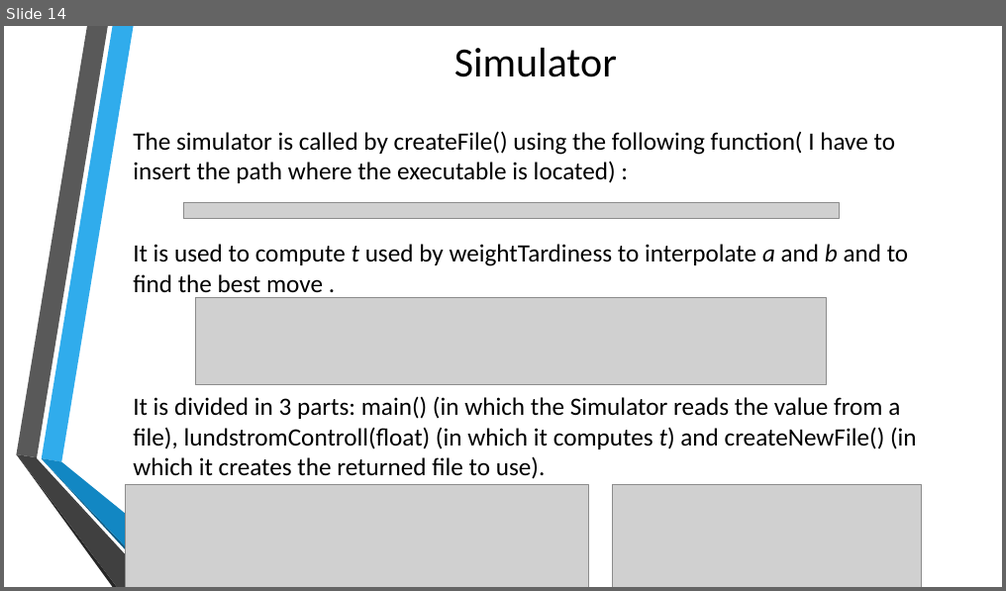
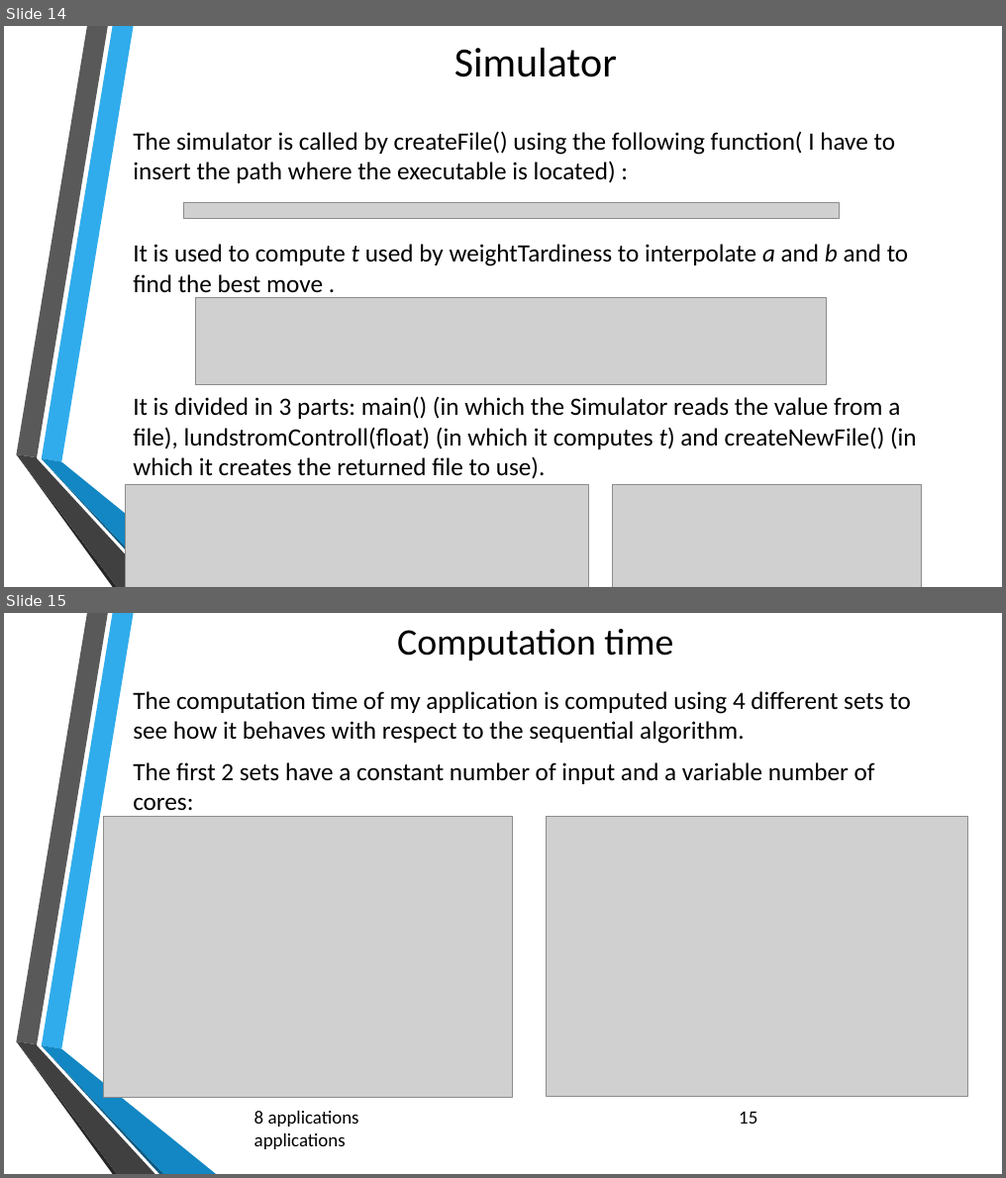
Before and after one commit to Mick95/ParallelProject, a slide deck: projectP/Presentation.pptx. Shown one above the other, each under a label of ours: slide 14 before the commit, slides 14 and 15 after it. The pictures are 1006x591 and 1006x1178 pixels, drawn with LibreOffice and Linux fonts; fonts in the diff are those of the drawing; grey boxes stand for pictures; background and template pictures are left out. Boxes give left, top, right and bottom in pixels: in the first picture for what was removed or moved away, otherwise in the second. Text is boxed around its words. In the diff, an @@ line names an element or a change of style, - is before the commit and + after.

```diff
--- a/projectP/Presentation.pptx
+++ b/projectP/Presentation.pptx
@@ slide 15 added at <box>4,613,1002,1174</box>, background picture (left out); not listed: 6 template elements that a slide beside it also shows @@
@@ title added at <box>397,629,673,661</box>, 36 pt, text #000000 @@
+Computation time
@@ text added at <box>133,691,911,817</box>, 24 pt, text #000000 @@
+The computation time of my application is computed using 4 different sets to see how it behaves with respect to the sequential algorithm.
+The first 2 sets have a constant number of input and a variable number of cores:
@@ picture added at <box>104,817,512,1097</box> @@
@@ picture added at <box>547,817,968,1097</box> @@
@@ text added at <box>254,1111,757,1127</box>, 18 pt, text #000000 @@
+8 applications 15 applications
```
Also in this commit, not shown: 2 slides changed, 1 other slide added, 19 other files.
